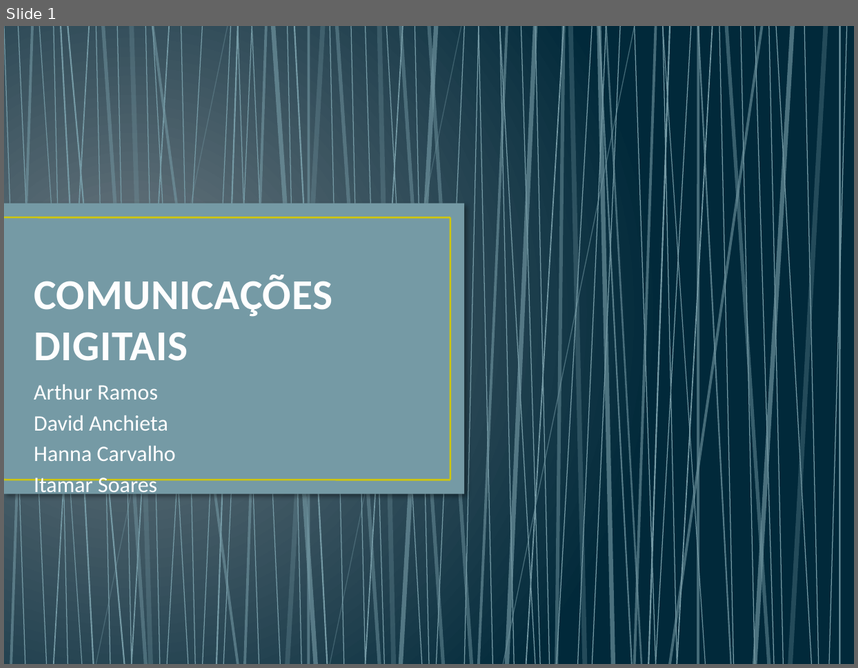
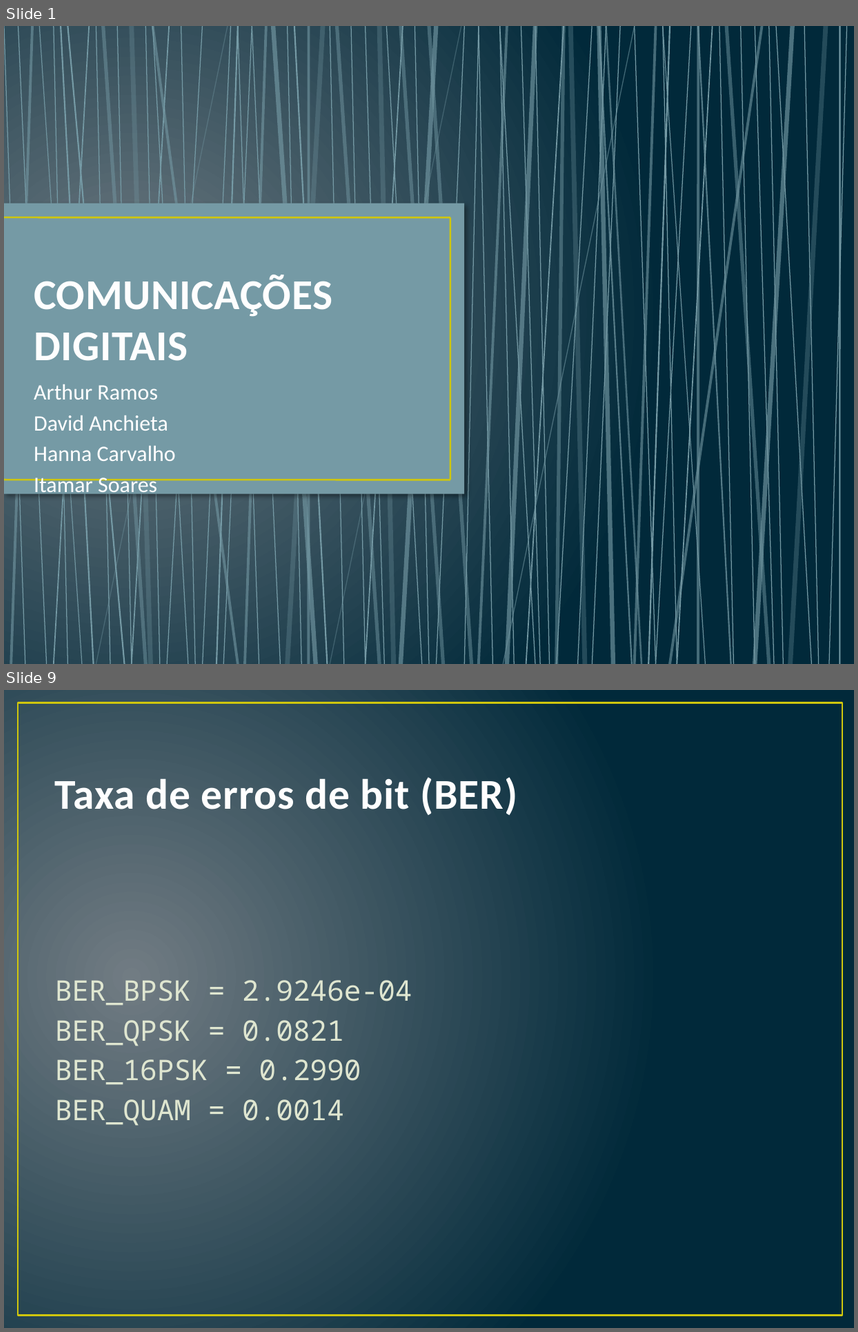
Before and after one commit to danchieta/comDigitais2016, a slide deck: COMUNICAÇÕES DIGITAIS.pptx. Shown one above the other, each under a label of ours: slide 1 before the commit, slides 1 and 9 after it; the slides between them are not shown. The pictures are 858x668 and 858x1332 pixels, drawn with LibreOffice and Linux fonts; fonts in the diff are those of the drawing. Boxes give left, top, right and bottom in pixels: in the first picture for what was removed or moved away, otherwise in the second. Text is boxed around its words. In the diff, an @@ line names an element or a change of style, - is before the commit and + after.

```diff
--- a/COMUNICAÇÕES DIGITAIS.pptx
+++ b/COMUNICAÇÕES DIGITAIS.pptx
@@ slide 9 added at bbox=[4, 690, 854, 1328], background gradient #717C84 to #01293A @@
@@ rectangle added at bbox=[18, 702, 842, 1315], outline #CFC60D 1.5 pt @@
@@ title added at bbox=[55, 777, 517, 815], 36 pt, text #FEFEFE, bold @@
+Taxa de erros de bit (BER)
@@ text added at bbox=[55, 980, 412, 1125], 24 pt, text #DFE6D0 @@
+BER_BPSK = 2.9246e-04
+BER_QPSK = 0.0821
+BER_16PSK = 0.2990
+BER_QUAM = 0.0014
```
Also in this commit, not shown: 8 other slides added, 6 slides removed, 1 other file.
